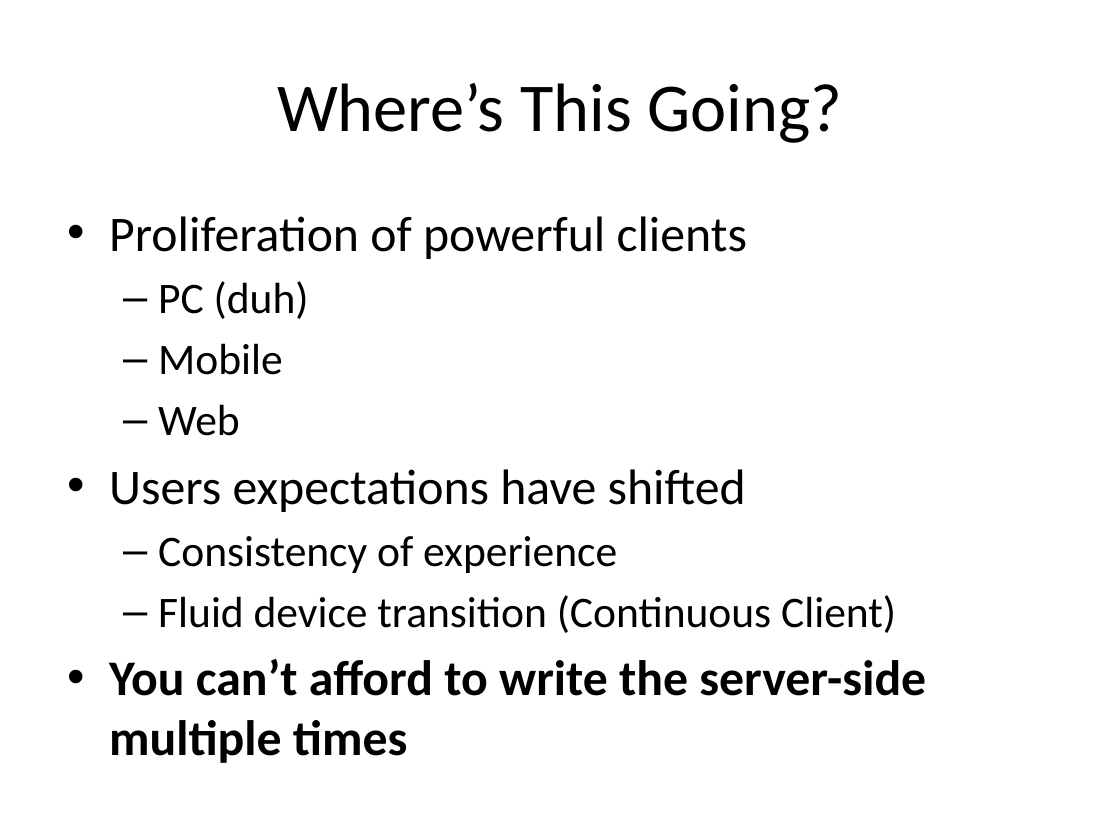
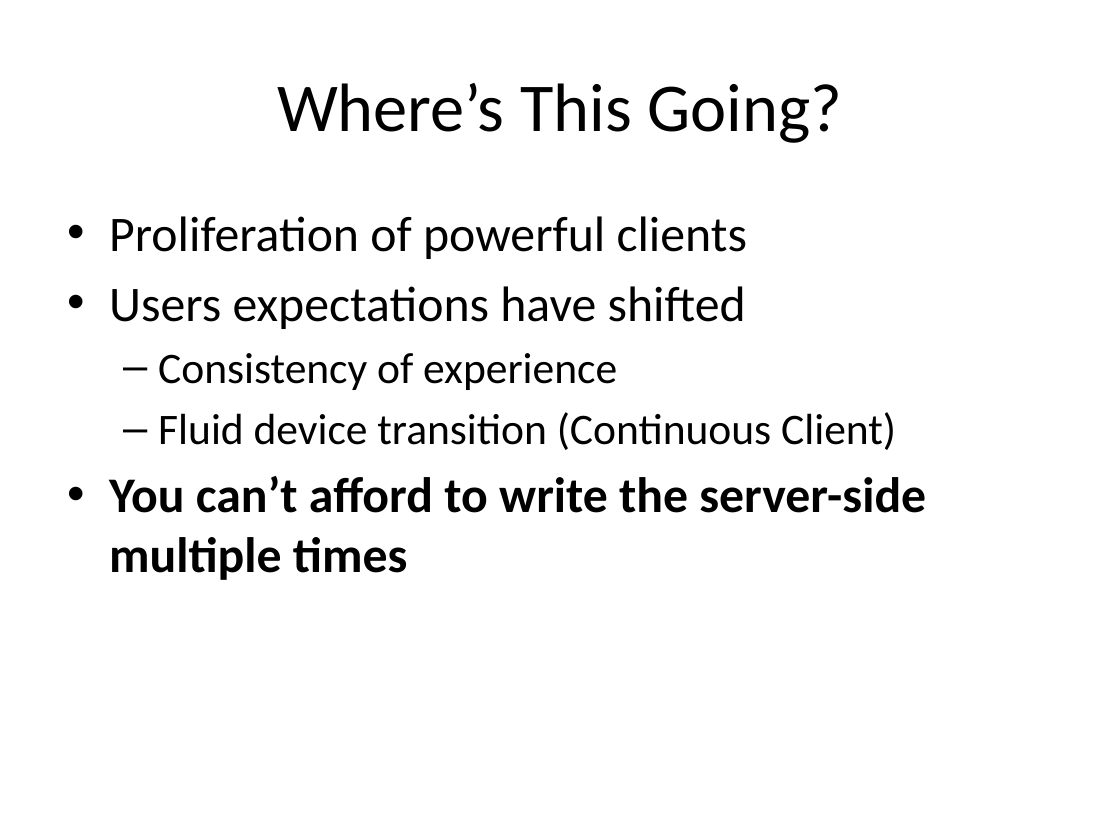
Before and after one commit to vaporworks/Devlink2011-REST-WebClient, a slide deck: slide 10 of PowerPoint/joint_talk_notes.pptx. Drawn at 1120x840 pixels with LibreOffice and Linux fonts; fonts in the diff are those of the drawing. Boxes give left, top, right and bottom in pixels: in the first picture for what was removed or moved away, otherwise in the second. Text is boxed around its words. In the diff, an @@ line names an element or a change of style, - is before the commit and + after.

```diff
--- a/PowerPoint/joint_talk_notes.pptx
+++ b/PowerPoint/joint_talk_notes.pptx
@@ text at bbox=[158, 281, 309, 436]: paragraphs removed @@
-  – PC (duh)
-  – Mobile
-  – Web
```
Also in this commit, not shown: 3 other slides changed, 1 slide added, 1 slide removed.
